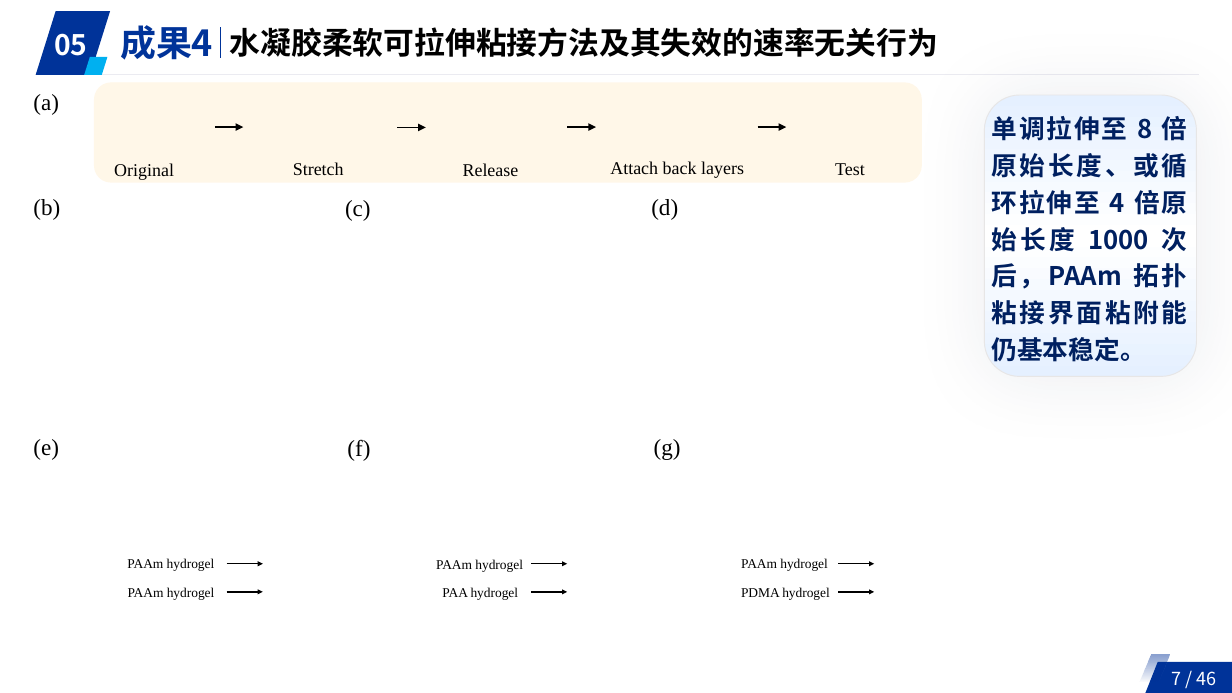
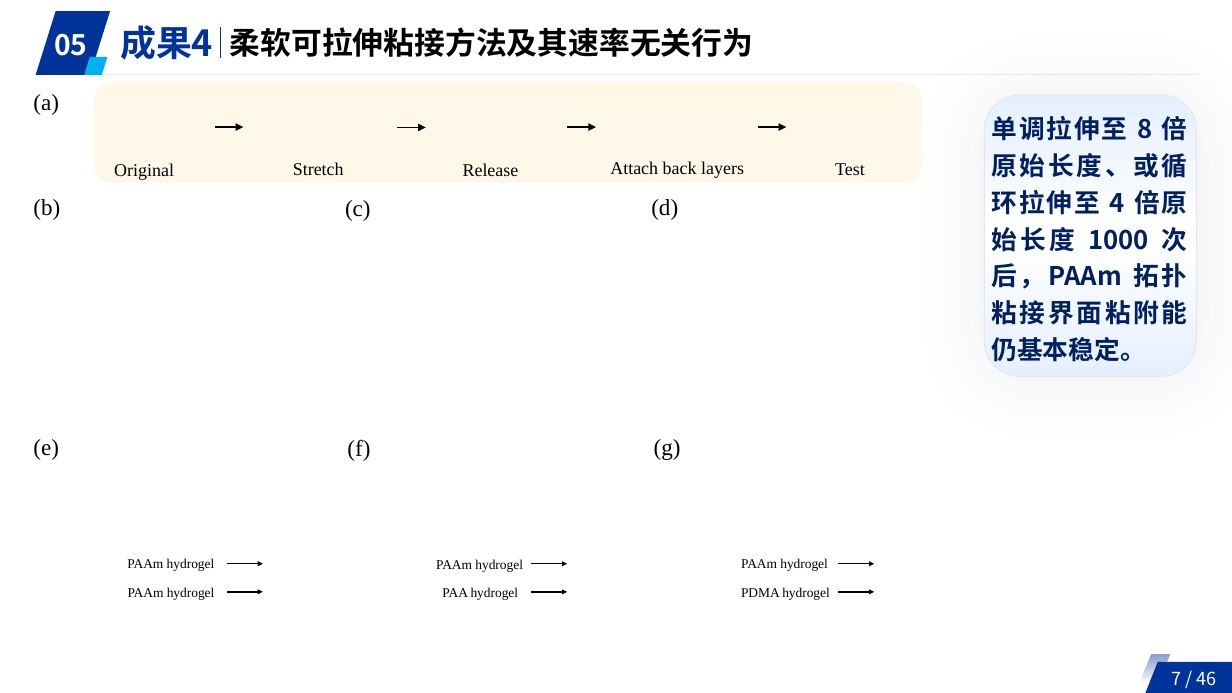
Before and after one commit to ShengLin1001/p-ppt-generate, a slide deck: slide 7 of .agents/skills/p-ppt-academic/assets/reference-deck.pptx. Drawn at 1232x693 pixels with LibreOffice and Linux fonts; fonts in the diff are those of the drawing. Boxes give left, top, right and bottom in pixels: in the first picture for what was removed or moved away, otherwise in the second. Text is boxed around its words. In the diff, an @@ line names an element or a change of style, - is before the commit and + after.

```diff
--- a/.agents/skills/p-ppt-academic/assets/reference-deck.pptx
+++ b/.agents/skills/p-ppt-academic/assets/reference-deck.pptx
@@ text at [230, 27, 754, 57]: text changed @@
-水凝胶柔软可拉伸粘接方法及其失效的速率无关行为
+柔软可拉伸粘接方法及其速率无关行为
```
Also in this commit, not shown: 8 other slides changed, 8 other files.
